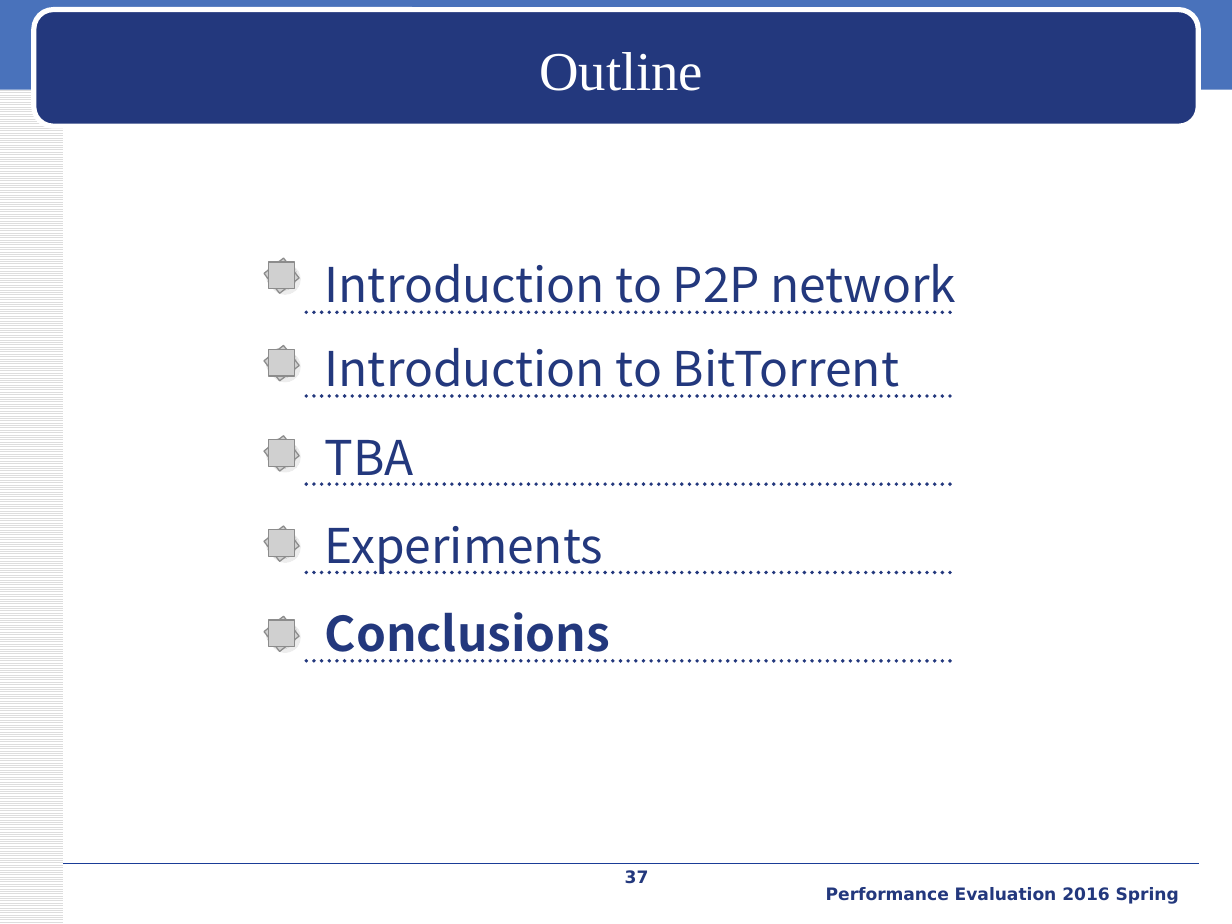
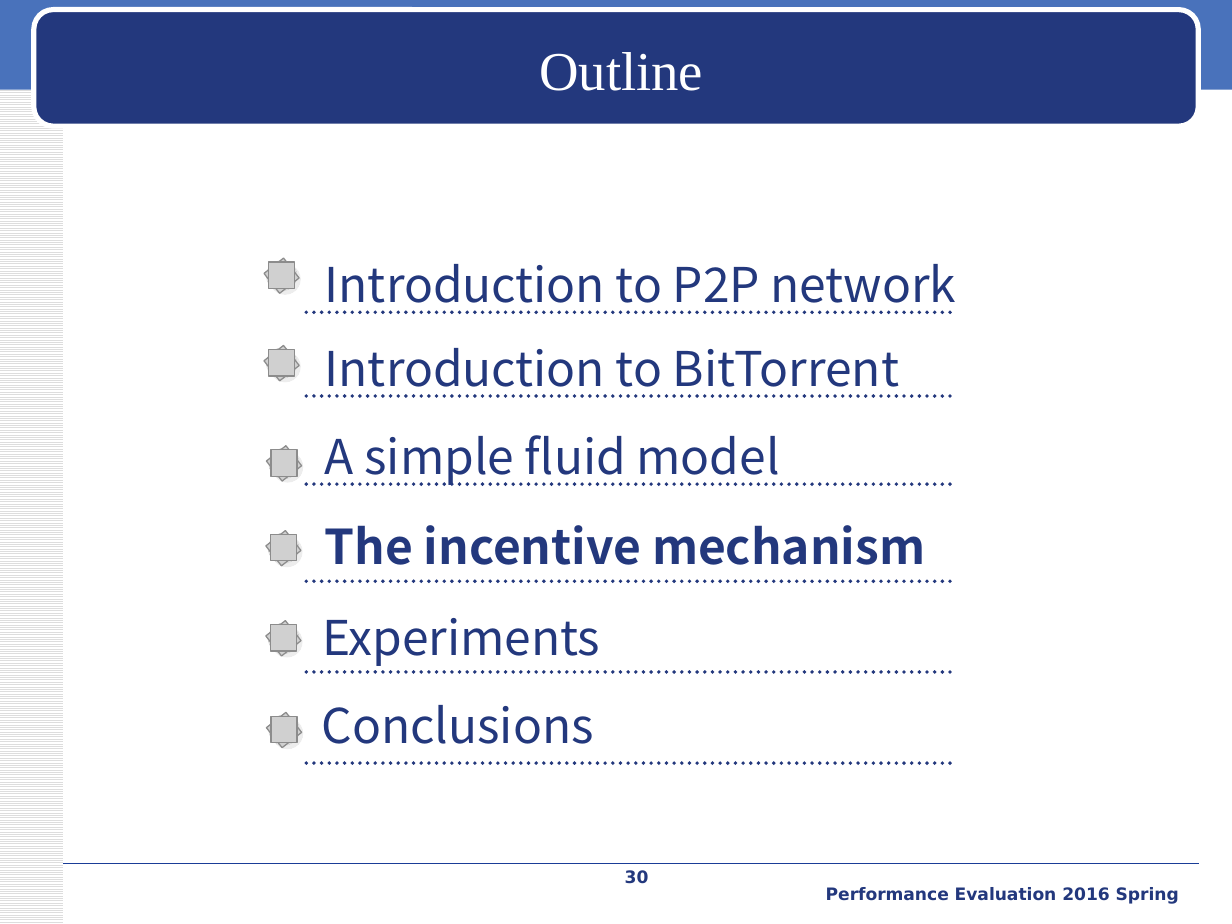
Before and after one commit to iamyuanchung/PE_104_2, a slide deck: slide 30 of final/BT-like-peer2peer.pptx (slide 37 before the commit). Drawn at 1232x924 pixels with LibreOffice and Linux fonts; fonts in the diff are those of the drawing; grey boxes stand for pictures; background and template pictures are left out. Boxes give left, top, right and bottom in pixels: in the first picture for what was removed or moved away, otherwise in the second. Text is boxed around its words. In the diff, an @@ line names an element or a change of style, - is before the commit and + after.

```diff
--- a/final/BT-like-peer2peer.pptx
+++ b/final/BT-like-peer2peer.pptx
@@ picture: place and size @@
-picture at (264, 526, 300, 562)
+picture at (266, 446, 301, 482)
@@ ellipse: place and size @@
-ellipse at (264, 526, 300, 562)
+ellipse at (267, 446, 302, 482)
@@ ellipse: place and size @@
-ellipse at (266, 529, 296, 558)
+ellipse at (269, 448, 298, 478)
@@ text at (325, 435, 780, 486): text changed @@
-TBA
+A simple fluid model
@@ picture: place and size @@
-picture at (269, 530, 294, 557)
+picture at (271, 450, 297, 477)
@@ picture: place and size @@
-picture at (264, 616, 300, 652)
+picture at (266, 531, 301, 567)
@@ ellipse: place and size @@
-ellipse at (264, 436, 300, 472)
+ellipse at (266, 531, 301, 567)
@@ ellipse at (266, 531, 301, 567): fill gradient #5F7092 to #96B1E6 to gradient #2E4876 to #4972BB @@
@@ ellipse: place and size @@
-ellipse at (266, 439, 296, 468)
+ellipse at (269, 533, 298, 563)
@@ picture: place and size @@
-picture at (269, 620, 294, 646)
+picture at (271, 535, 297, 561)
@@ text added at (325, 525, 925, 565), 28 pt, text #23387D, bold @@
+The incentive mechanism
@@ line moved from (307, 573) - (954, 573) to (307, 582) - (954, 582) @@
@@ ellipse: place and size @@
-ellipse at (264, 616, 300, 652)
+ellipse at (266, 621, 301, 657)
@@ picture: place and size @@
-picture at (264, 436, 300, 472)
+picture at (266, 621, 301, 657)
@@ ellipse: place and size @@
-ellipse at (266, 620, 296, 649)
+ellipse at (269, 623, 298, 653)
@@ picture: place and size @@
-picture at (269, 440, 294, 467)
+picture at (271, 625, 297, 652)
@@ text "Experiments": place and size @@
-text "Experiments" at (325, 526, 603, 575)
+text "Experiments" at (322, 618, 600, 666)
@@ line moved from (307, 660) - (954, 660) to (307, 671) - (954, 671) @@
@@ group added at (266, 712, 302, 748): 2 ellipses, 2 pictures @@
@@ text "Conclusions": place and size @@
-text "Conclusions" at (325, 612, 610, 663)
+text "Conclusions" at (322, 705, 594, 744)
@@ text "Conclusions" at (322, 705, 594, 744): bold off @@
@@ line added from (307, 763) to (954, 763), #23387D 2.25 pt dashed @@
@@ page number at (625, 870, 649, 884): text changed @@
-37
+30
```
Also in this commit, not shown: 4 other slides changed, 16 slides added.
